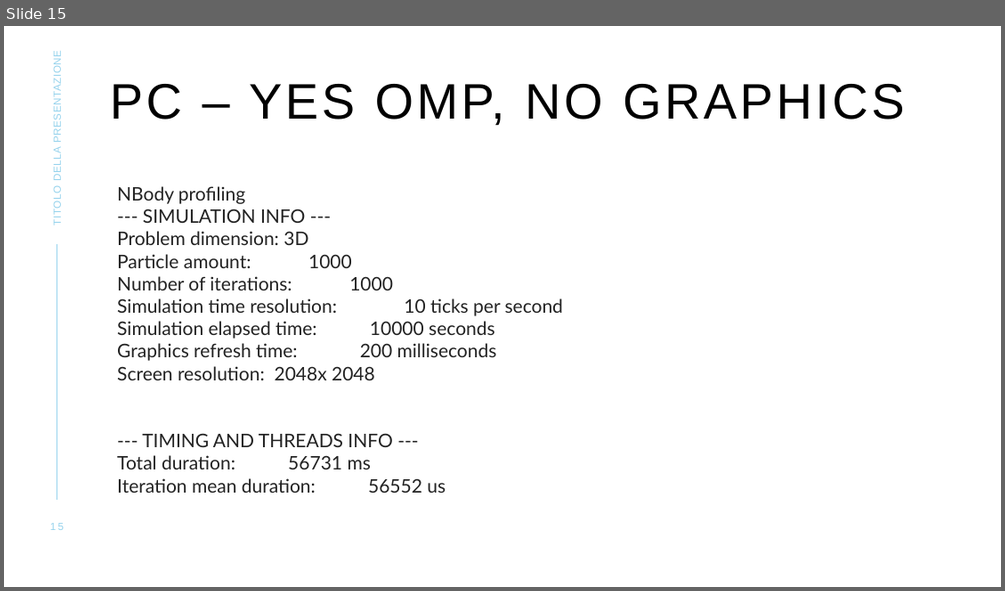
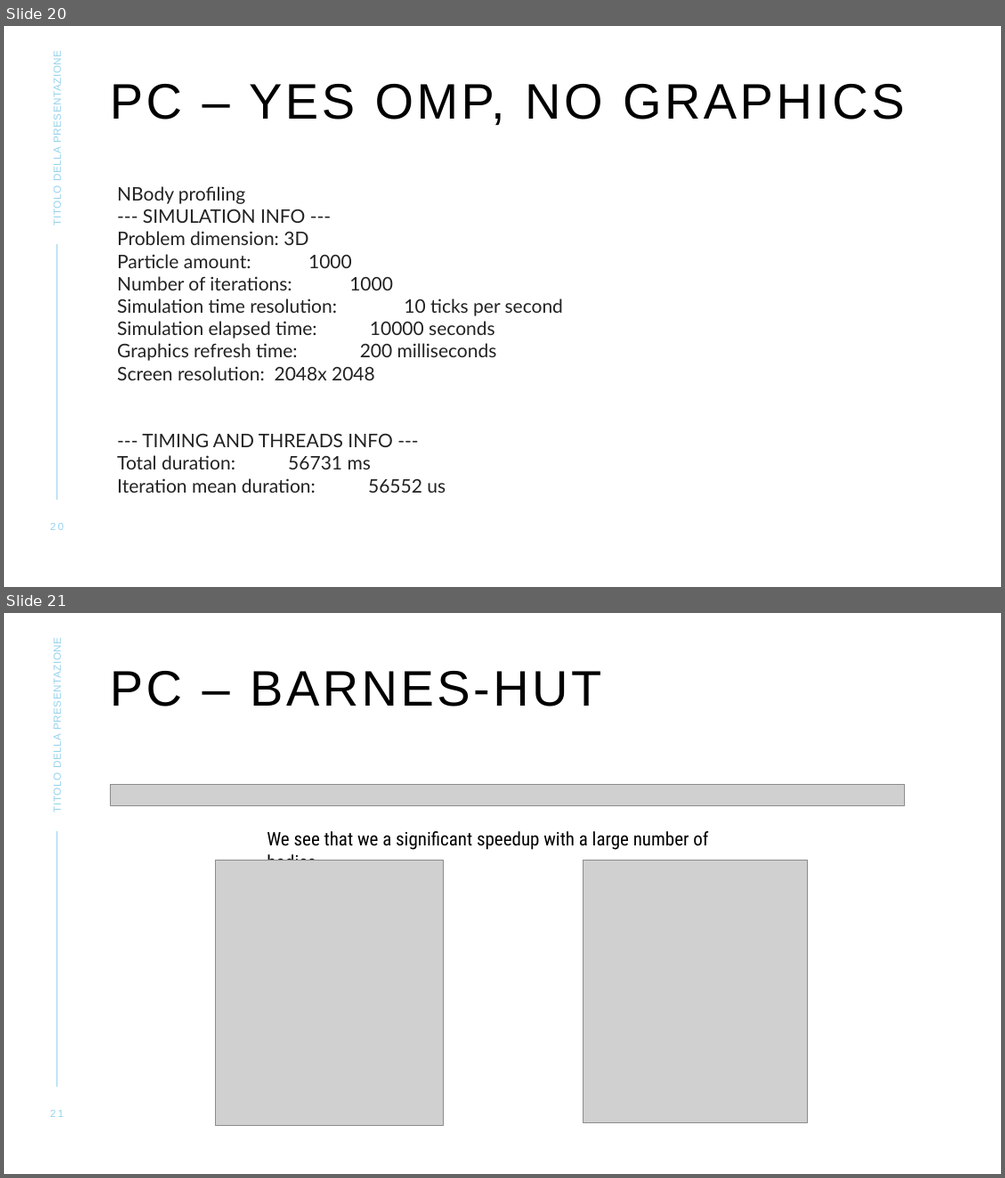
Before and after one commit to matteo-riga/Nbody_Project_Exam, a slide deck: Progetto-AMSC-NBody/nbody_project_barnes_hut.pptx. Shown one above the other, each under a label of ours: slide 15 before the commit, slides 20 and 21 after it. The pictures are 1005x591 and 1005x1178 pixels, drawn with LibreOffice and Linux fonts; fonts in the diff are those of the drawing; grey boxes stand for pictures. Boxes give left, top, right and bottom in pixels: in the first picture for what was removed or moved away, otherwise in the second. Text is boxed around its words. In the diff, an @@ line names an element or a change of style, - is before the commit and + after.

```diff
--- a/Progetto-AMSC-NBody/nbody_project_barnes_hut.pptx
+++ b/Progetto-AMSC-NBody/nbody_project_barnes_hut.pptx
@@ slide 21 added at (4,613,1001,1174), background #FFFFFF; not listed: 1 template element that a slide beside it also shows @@
@@ text added at (51,646,63,811), 10 pt, text #96D3ED @@
+TITOLO DELLA PRESENTAZIONE
@@ title added at (110,671,601,706), 48 pt, text #000000 @@
+PC – BARNES-HUT
@@ picture added at (110,784,905,806) @@
@@ text added at (267,831,708,860), 18 pt, text #000000 @@
+We see that we a significant speedup with a large number of bodies
@@ picture added at (216,860,443,1126) @@
@@ picture added at (582,860,807,1123) @@
@@ page number added at (50,1110,64,1117), 10 pt, text #96D3ED @@
+21
@@ what was slide 15 is now slide 20 @@
@@ page number at (50,523,64,530): text changed @@
-15
+20
```
Also in this commit, not shown: 4 slides changed, 6 other slides added.
